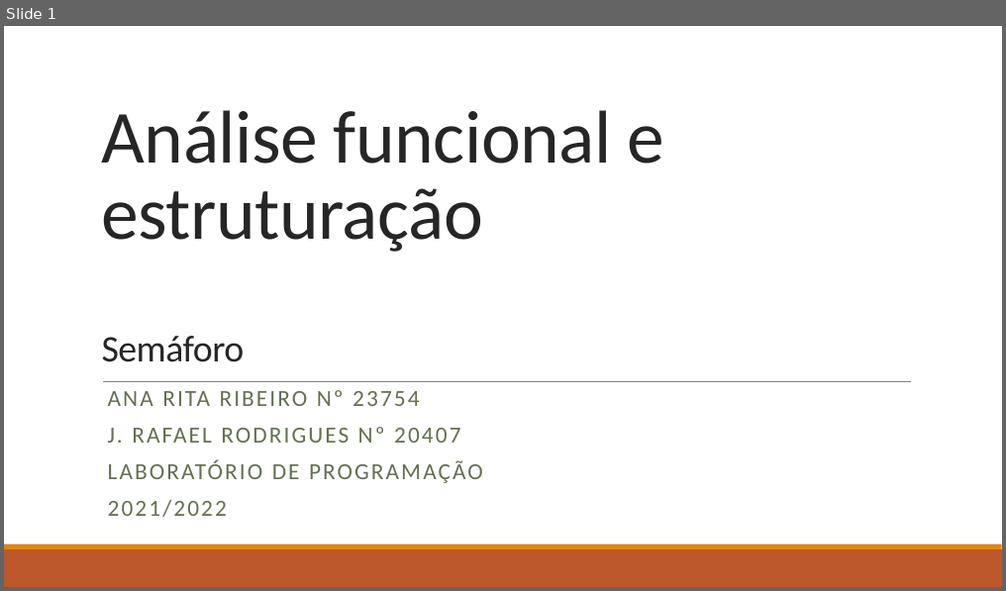
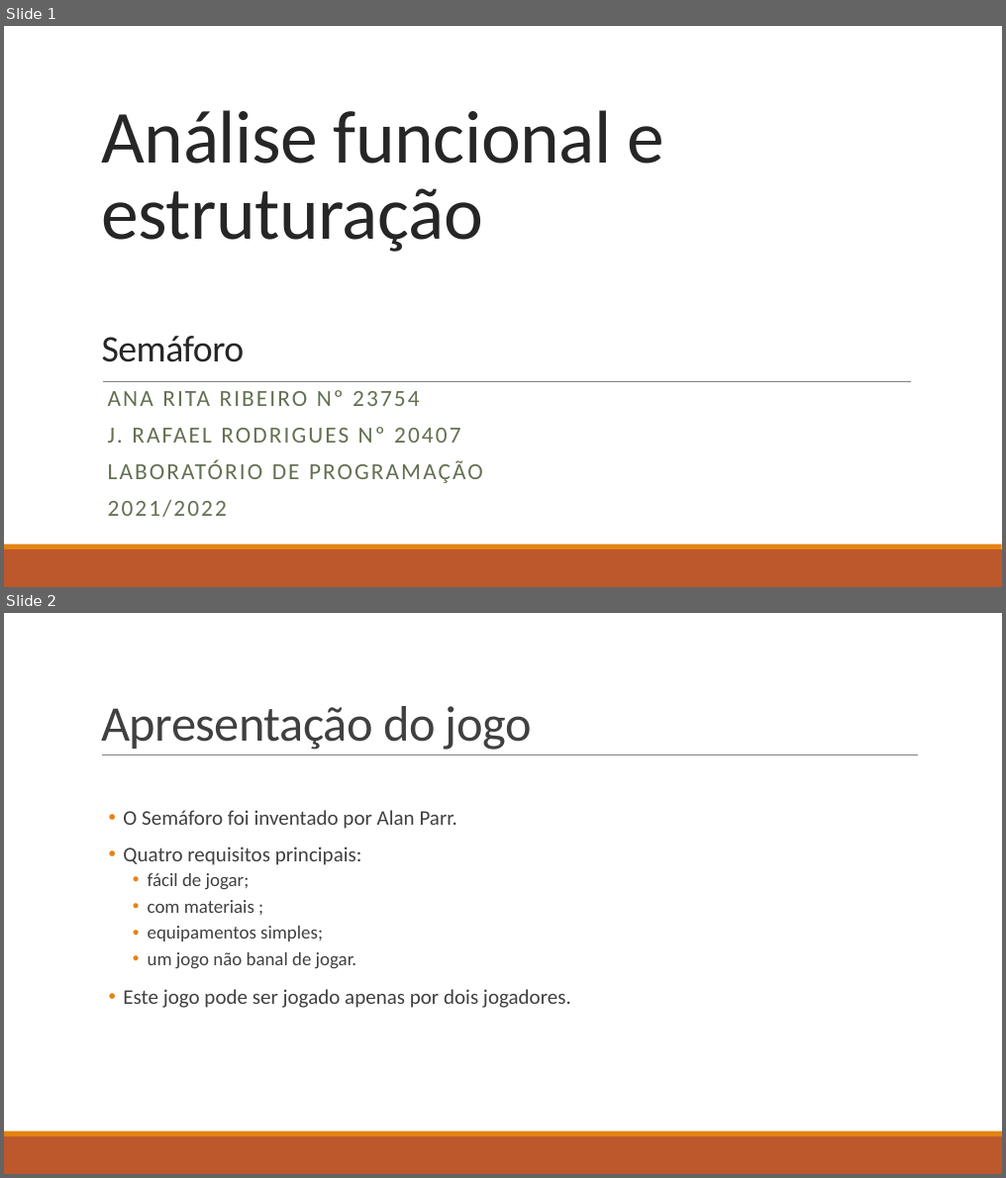
Before and after one commit to rafar99/SemaforoTP, a slide deck: Análise funcional e estruturação.pptx. Shown one above the other, each under a label of ours: slide 1 before the commit, slides 1 and 2 after it. The pictures are 1006x591 and 1006x1178 pixels, drawn with LibreOffice and Linux fonts; fonts in the diff are those of the drawing. Boxes give left, top, right and bottom in pixels: in the first picture for what was removed or moved away, otherwise in the second. Text is boxed around its words. In the diff, an @@ line names an element or a change of style, - is before the commit and + after.

```diff
--- a/Análise funcional e estruturação.pptx
+++ b/Análise funcional e estruturação.pptx
@@ slide 2 added at (4, 613, 1002, 1174), background #FFFFFF; not listed: 2 template elements that a slide beside it also shows @@
@@ title added at (101, 706, 532, 750), 48 pt, text #404040 @@
+Apresentação do jogo
@@ line added from (102, 756) to (918, 756), #808080 0.5 pt @@
@@ text added at (123, 810, 571, 1008), 20 pt, text #404040 @@
+• O Semáforo foi inventado por Alan Parr.
+• Quatro requisitos principais:
+  • fácil de jogar;
+  • com materiais ;
+  • equipamentos simples;
+  • um jogo não banal de jogar.
+• Este jogo pode ser jogado apenas por dois jogadores.
```
Also in this commit, not shown: 2 other slides added, 2 slides removed.
